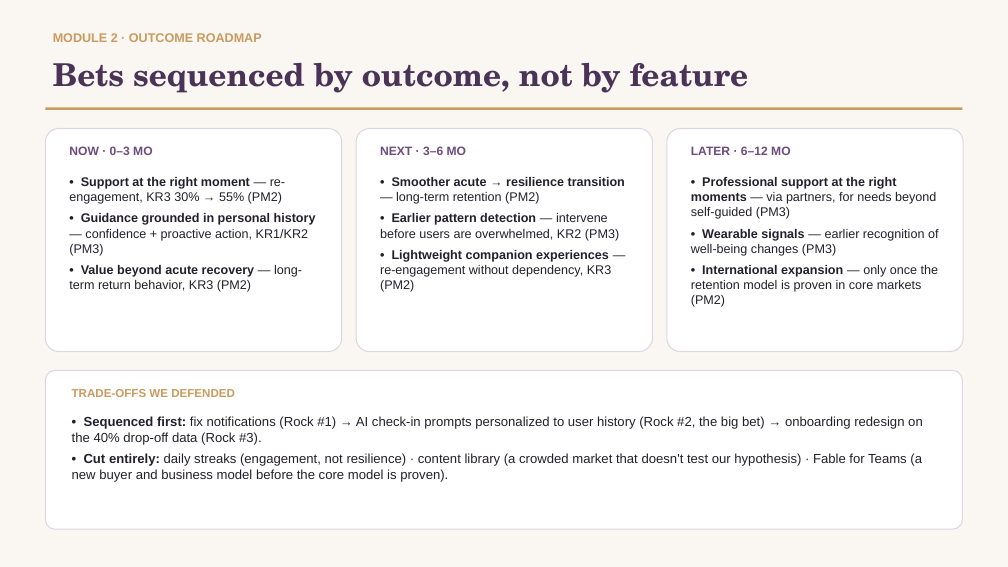
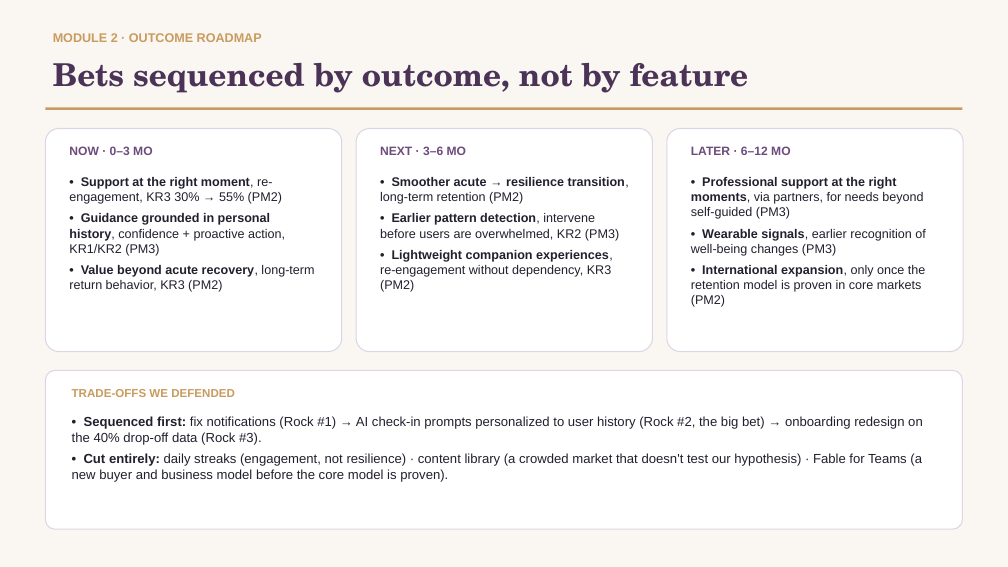
Before and after one commit to aliciachieko/Product-Leadership-Final, a slide deck: slide 3 of 05-insights/Fable-Final-Presentation.pptx. Drawn at 1008x567 pixels with LibreOffice and Linux fonts; fonts in the diff are those of the drawing. Boxes give left, top, right and bottom in pixels: in the first picture for what was removed or moved away, otherwise in the second. Text is boxed around its words. In the diff, an @@ line names an element or a change of style, - is before the commit and + after.

```diff
--- a/05-insights/Fable-Final-Presentation.pptx
+++ b/05-insights/Fable-Final-Presentation.pptx
@@ text at <box>69,177,314,292</box>: text changed @@
-• Support at the right moment — re-engagement, KR3 30% → 55% (PM2)
-• Guidance grounded in personal history — confidence + proactive action, KR1/KR2 (PM3)
-• Value beyond acute recovery — long-term return behavior, KR3 (PM2)
+• Support at the right moment, re-engagement, KR3 30% → 55% (PM2)
+• Guidance grounded in personal history, confidence + proactive action, KR1/KR2 (PM3)
+• Value beyond acute recovery, long-term return behavior, KR3 (PM2)
@@ text at <box>380,177,629,292</box>: text changed @@
-• Smoother acute → resilience transition — long-term retention (PM2)
-• Earlier pattern detection — intervene before users are overwhelmed, KR2 (PM3)
-• Lightweight companion experiences — re-engagement without dependency, KR3 (PM2)
+• Smoother acute → resilience transition, long-term retention (PM2)
+• Earlier pattern detection, intervene before users are overwhelmed, KR2 (PM3)
+• Lightweight companion experiences, re-engagement without dependency, KR3 (PM2)
@@ text at <box>691,177,925,307</box>: text changed @@
-• Professional support at the right moments — via partners, for needs beyond self-guided (PM3)
-• Wearable signals — earlier recognition of well-being changes (PM3)
-• International expansion — only once the retention model is proven in core markets (PM2)
+• Professional support at the right moments, via partners, for needs beyond self-guided (PM3)
+• Wearable signals, earlier recognition of well-being changes (PM3)
+• International expansion, only once the retention model is proven in core markets (PM2)
```
Also in this commit, not shown: 5 other slides changed.
